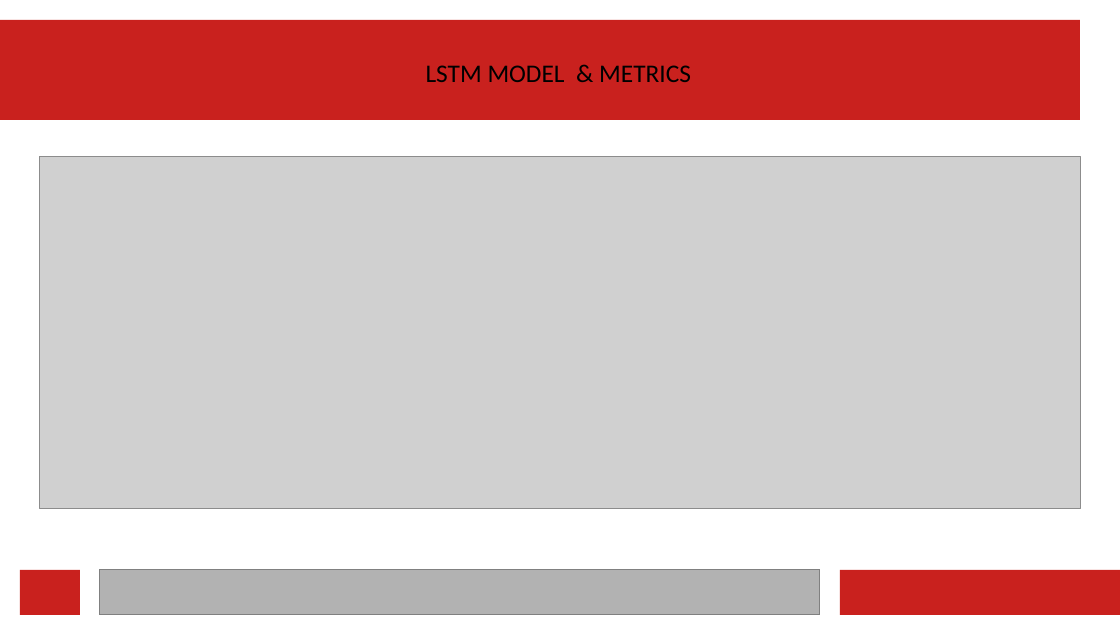
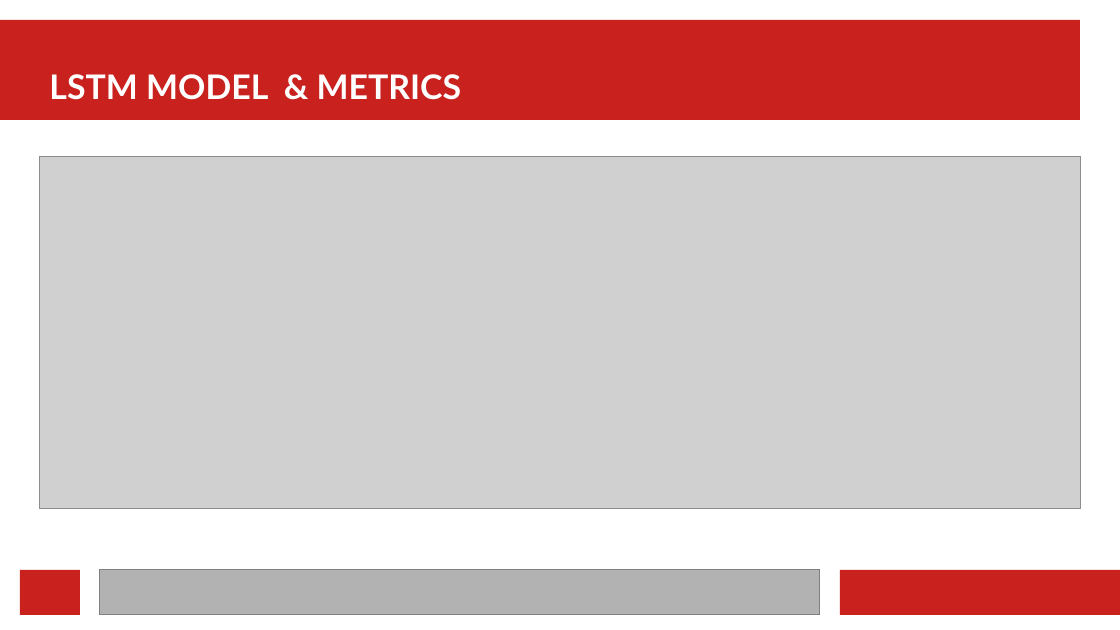
Before and after one commit to DataNinjasPro/Project_2, a slide deck: slide 13 of copyofPROJECT2.odp. Drawn at 1120x630 pixels with LibreOffice and Linux fonts; fonts in the diff are those of the drawing; grey boxes stand for pictures. Boxes give left, top, right and bottom in pixels: in the first picture for what was removed or moved away, otherwise in the second. Text is boxed around its words. In the diff, an @@ line names an element or a change of style, - is before the commit and + after.

Commit message:
final

```diff
--- a/copyofPROJECT2.odp
+++ b/copyofPROJECT2.odp
@@ text "LSTM MODEL & METRICS": place and size @@
-text "LSTM MODEL & METRICS" at <box>426,65,691,82</box>
+text "LSTM MODEL & METRICS" at <box>49,74,462,100</box>
@@ text "LSTM MODEL & METRICS" at <box>49,74,462,100</box>: size 18 to 24 pt, font Calibri to Lato, text colour #000000 to #FFFFFF, bold on @@
```
Also in this commit, not shown: 4 slides added, 1 slide removed.
